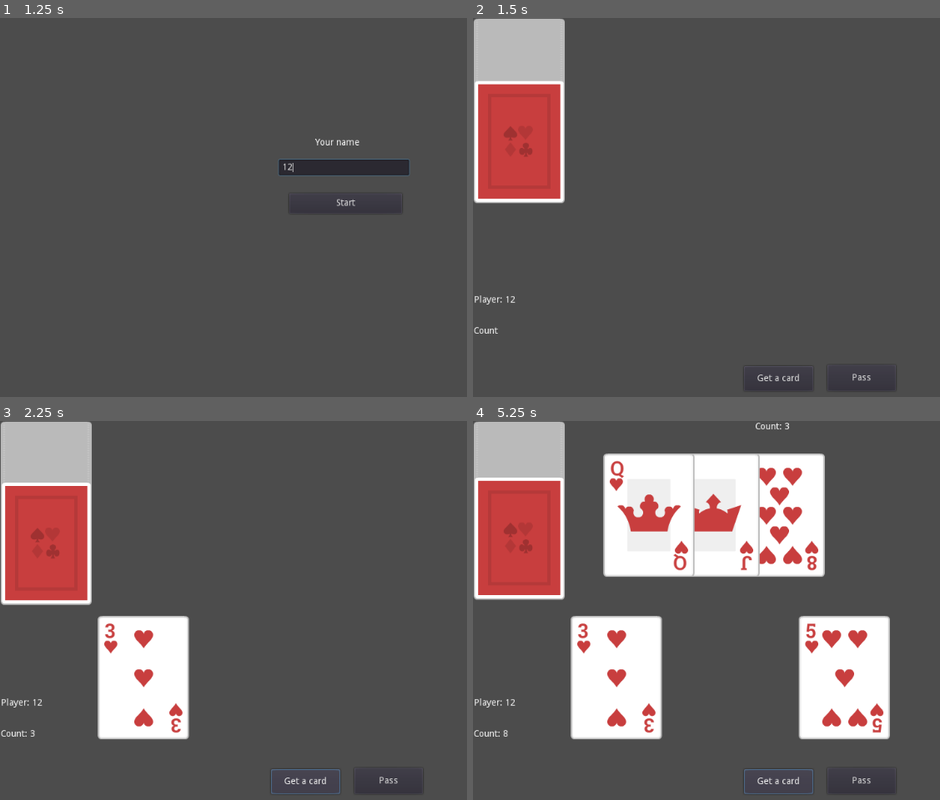
Above: before the commit, frames 1-4 (two rows, left to right).
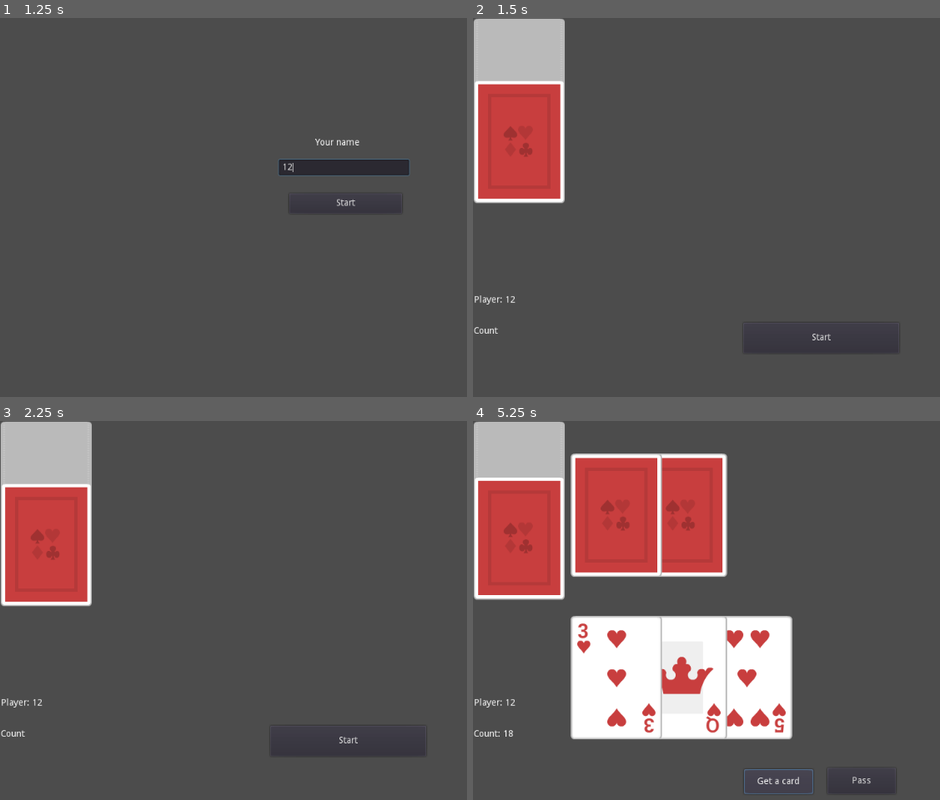
Above: after the commit, the same moments.

Repository: DJWOMS/black_jack_game
Game: Godot game, scene res://scene/Enter.tscn
Two runs of this game, one before a commit and one after it. Both use one fixed random seed, a clock stepped at 60 frames per second and the inputs below.
Inputs (mouse positions are in pixels of both pictures, inside the frame that each line leads up to):
- Up to frame 1 (1.25 s): click (345, 165) at 0.52 s; type "12" at 0.6 s
- Up to frame 2 (1.5 s): click "Start" at 1.25 s
- Up to frame 3 (2.25 s): click (303, 781) at 2 s, where only the run before the commit has a clickable "Get a card"
- Up to frame 4 (5.25 s): click (860, 781) at 2.75 s, where only the run before the commit has a clickable "Pass"; click (823, 739) at 3.5 s, where only the run after the commit has a clickable "Start"; click (781, 515) at 4.27 s; click "Get a card" at 5 s

Frame 1 is identical in both runs. In frame 2, 0.2% of the frame differs, in the area x 58-90%, y 83-99%; in frame 3, 7.1%; in frame 4, 31%, in the area x 6-90%, y 0-84%.

Commit message:
update broker

Diff:
--- a/scene/Card.gd
+++ b/scene/Card.gd
@@ -15,6 +15,7 @@
 
 func _ready():
 	$Texture.texture_normal = load('res://sprite/%s%s.png' % [suit, rank])
+	#add_to_group("cards")
 
 
 func _process(delta):
--- a/scene/Game.gd
+++ b/scene/Game.gd
@@ -11,6 +11,8 @@
 var current_card := 1
 var current_card_x := 50.0
 var current_card_y := 300.0
+var current_card_broker_x := 50.0
+var cards_broker := []
 
 
 func _ready():
@@ -36,7 +38,8 @@
 			y += 2.0
 			_card.add_to_group("cards")
 			call_deferred("add_child", _card)
-	#get_groups()
+	$Button.visible = false
+	$Pass.visible = false
 
 
 func btn():
@@ -45,19 +48,38 @@
 
 
 func check_count():
+	var result = $WindowDialog.get_child(3)
 	if Global.count > 21:
 		btn()
 		$WindowDialog.visible = true
-		var result = $WindowDialog.get_child(3)
-		result.text = "Game over"
+		result.text = "You lose"
+
+
+func check_count_pass():
+	var result = $WindowDialog.get_child(3)
+	check_count()
 	if Global.count == 21:
 		btn()
 		$WindowDialog.visible = true
-		var result = $WindowDialog.get_child(3)
 		result.text = "You win!!!"
+	elif Global.brocker_count > 21:
+		btn()
+		$WindowDialog.visible = true
+		result.text = "You win!!!"
+	elif Global.brocker_count == Global.count:
+		btn()
+		$WindowDialog.visible = true
+		result.text = "You win!!!"
+	elif Global.brocker_count < Global.count:
+		btn()
+		$WindowDialog.visible = true
+		result.text = "You win!!!"
+	elif Global.brocker_count > Global.count:
+		btn()
+		$WindowDialog.visible = true
+		result.text = "You lose"
 
-
-func _on_Button_pressed():
+func add_card_player_start():
 	var last_child = get_node(".").get_child(get_child_count()-current_card)
 	current_card += 1
 	current_card_x += 100.0
@@ -65,7 +87,22 @@
 	last_child.facedown = false
 	Global.count += last_child.value
 	$PlayerCount.text = "Count: %s" % Global.count
+
+func add_card_player():
+	add_card_player_start()
 	check_count()
+
+func add_card_brocker():
+	var last_child = get_node(".").get_child(get_child_count()-current_card)
+	cards_broker.append(last_child)
+	current_card += 1
+	current_card_broker_x += 100.0
+	last_child.set_position(Vector2(current_card_broker_x, 50.0))
+	Global.brocker_count += last_child.value
+
+
+func _on_Button_pressed():
+	add_card_player()
 
 
 func _on_NewGame_pressed():
@@ -78,15 +115,28 @@
 
 
 func _on_Pass_pressed():
-	current_card_x = 100.0
+	cards_broker[0].facedown = false
+	cards_broker[1].facedown = false
 	while Global.brocker_count < 21:
+		yield(get_tree().create_timer(1.0), "timeout")
 		var last_child = get_node(".").get_child(get_child_count()-current_card)
-		current_card += 1
-		current_card_x += 100.0
-		last_child.set_position(Vector2(current_card_x, 50))
-		last_child.facedown = false
 		if last_child.value + Global.brocker_count <= 21:
+			current_card += 1
+			current_card_broker_x += 100.0
+			last_child.set_position(Vector2(current_card_broker_x, 50))
+			last_child.facedown = false
 			Global.brocker_count += last_child.value
-			$BrockerCount.text = "Count: %s" % Global.count
+			$BrockerCount.text = "Count: %s" % Global.brocker_count
 		else:
 			break
+	check_count_pass()
+
+
+func _on_Start_pressed():
+	add_card_player_start()
+	add_card_player_start()
+	add_card_brocker()
+	add_card_brocker()
+	$Button.visible = true
+	$Pass.visible = true
+	$Start.visible = false
--- a/scene/Game.tscn
+++ b/scene/Game.tscn
@@ -2,56 +2,10 @@
 
 [ext_resource path="res://scene/Game.gd" type="Script" id=1]
 
-[node name="Game" type="Node2D"]
+[node name="Game" type="Node2D" groups=[
+"cards",
+]]
 script = ExtResource( 1 )
-
-[node name="Button" type="Button" parent="."]
-margin_left = 416.0
-margin_top = 536.0
-margin_right = 522.0
-margin_bottom = 574.0
-text = "Get a card"
-__meta__ = {
-"_edit_use_anchors_": false
-}
-
-[node name="Pass" type="Button" parent="."]
-margin_left = 544.195
-margin_top = 533.941
-margin_right = 649.195
-margin_bottom = 573.941
-text = "Pass"
-__meta__ = {
-"_edit_use_anchors_": false
-}
-
-[node name="PlayerName" type="Label" parent="."]
-margin_left = 2.11895
-margin_top = 426.964
-margin_right = 165.119
-margin_bottom = 469.964
-__meta__ = {
-"_edit_use_anchors_": false
-}
-
-[node name="PlayerCount" type="Label" parent="."]
-margin_left = 0.821632
-margin_top = 475.023
-margin_right = 109.822
-margin_bottom = 512.023
-text = "Count"
-__meta__ = {
-"_edit_use_anchors_": false
-}
-
-[node name="BrockerCount" type="Label" parent="."]
-margin_left = 433.265
-margin_top = 2.0
-margin_right = 619.265
-margin_bottom = 51.0
-__meta__ = {
-"_edit_use_anchors_": false
-}
 
 [node name="WindowDialog" type="WindowDialog" parent="."]
 margin_left = 349.573
@@ -85,7 +39,66 @@
 __meta__ = {
 "_edit_use_anchors_": false
 }
+
+[node name="Button" type="Button" parent="."]
+margin_left = 416.0
+margin_top = 536.0
+margin_right = 522.0
+margin_bottom = 574.0
+text = "Get a card"
+__meta__ = {
+"_edit_use_anchors_": false
+}
+
+[node name="Pass" type="Button" parent="."]
+margin_left = 544.195
+margin_top = 533.941
+margin_right = 649.195
+margin_bottom = 573.941
+text = "Pass"
+__meta__ = {
+"_edit_use_anchors_": false
+}
+
+[node name="Start" type="Button" parent="."]
+margin_left = 414.878
+margin_top = 469.102
+margin_right = 653.878
+margin_bottom = 516.102
+text = "Start"
+__meta__ = {
+"_edit_use_anchors_": false
+}
+
+[node name="PlayerName" type="Label" parent="."]
+margin_left = 2.11895
+margin_top = 426.964
+margin_right = 165.119
+margin_bottom = 469.964
+__meta__ = {
+"_edit_use_anchors_": false
+}
+
+[node name="PlayerCount" type="Label" parent="."]
+margin_left = 0.821632
+margin_top = 475.023
+margin_right = 109.822
+margin_bottom = 512.023
+text = "Count"
+__meta__ = {
+"_edit_use_anchors_": false
+}
+
+[node name="BrockerCount" type="Label" parent="."]
+margin_left = 433.265
+margin_top = 2.0
+margin_right = 619.265
+margin_bottom = 51.0
+__meta__ = {
+"_edit_use_anchors_": false
+}
+[connection signal="pressed" from="WindowDialog/NewGame" to="." method="_on_NewGame_pressed"]
+[connection signal="pressed" from="WindowDialog/Exit" to="." method="_on_Exit_pressed"]
 [connection signal="pressed" from="Button" to="." method="_on_Button_pressed"]
 [connection signal="pressed" from="Pass" to="." method="_on_Pass_pressed"]
-[connection signal="pressed" from="WindowDialog/NewGame" to="." method="_on_NewGame_pressed"]
-[connection signal="pressed" from="WindowDialog/Exit" to="." method="_on_Exit_pressed"]
+[connection signal="pressed" from="Start" to="." method="_on_Start_pressed"]
